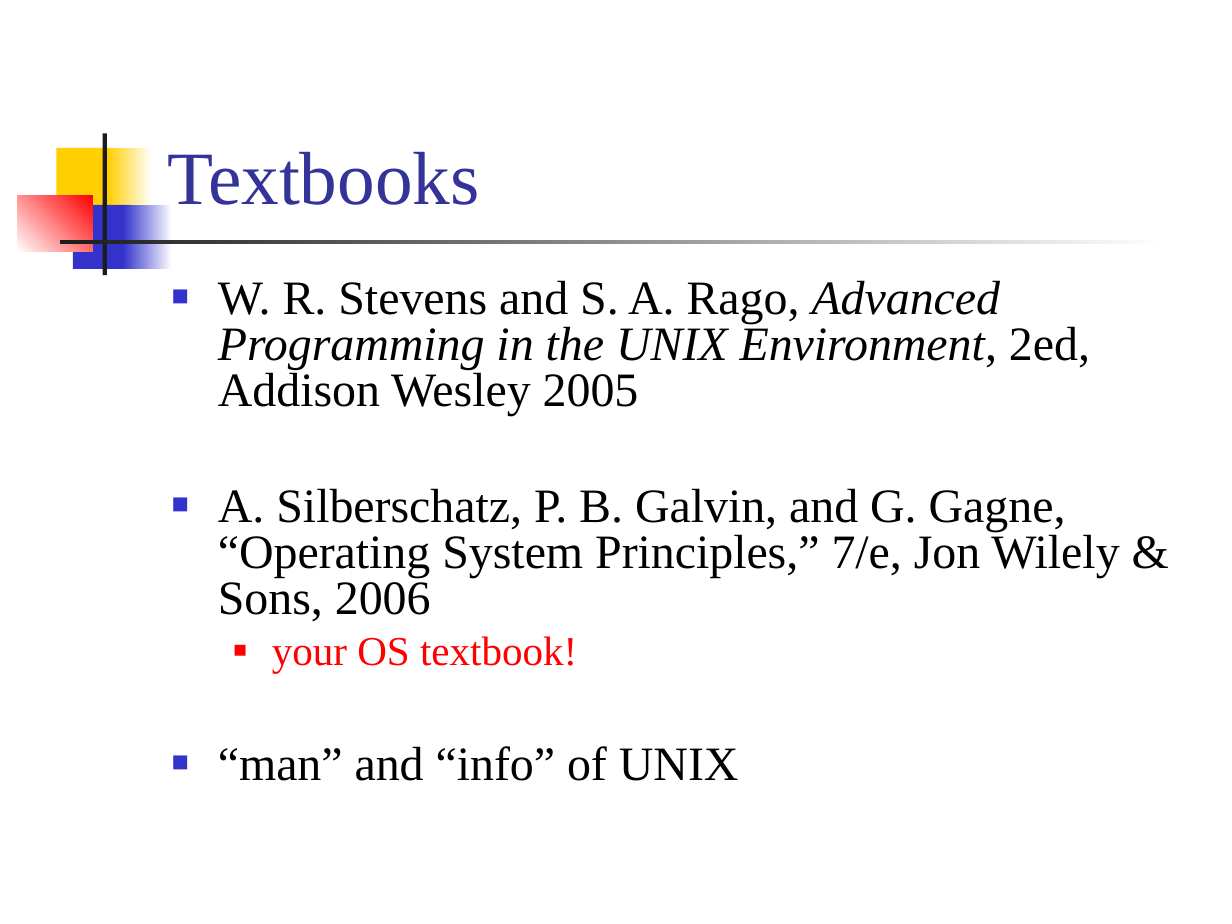
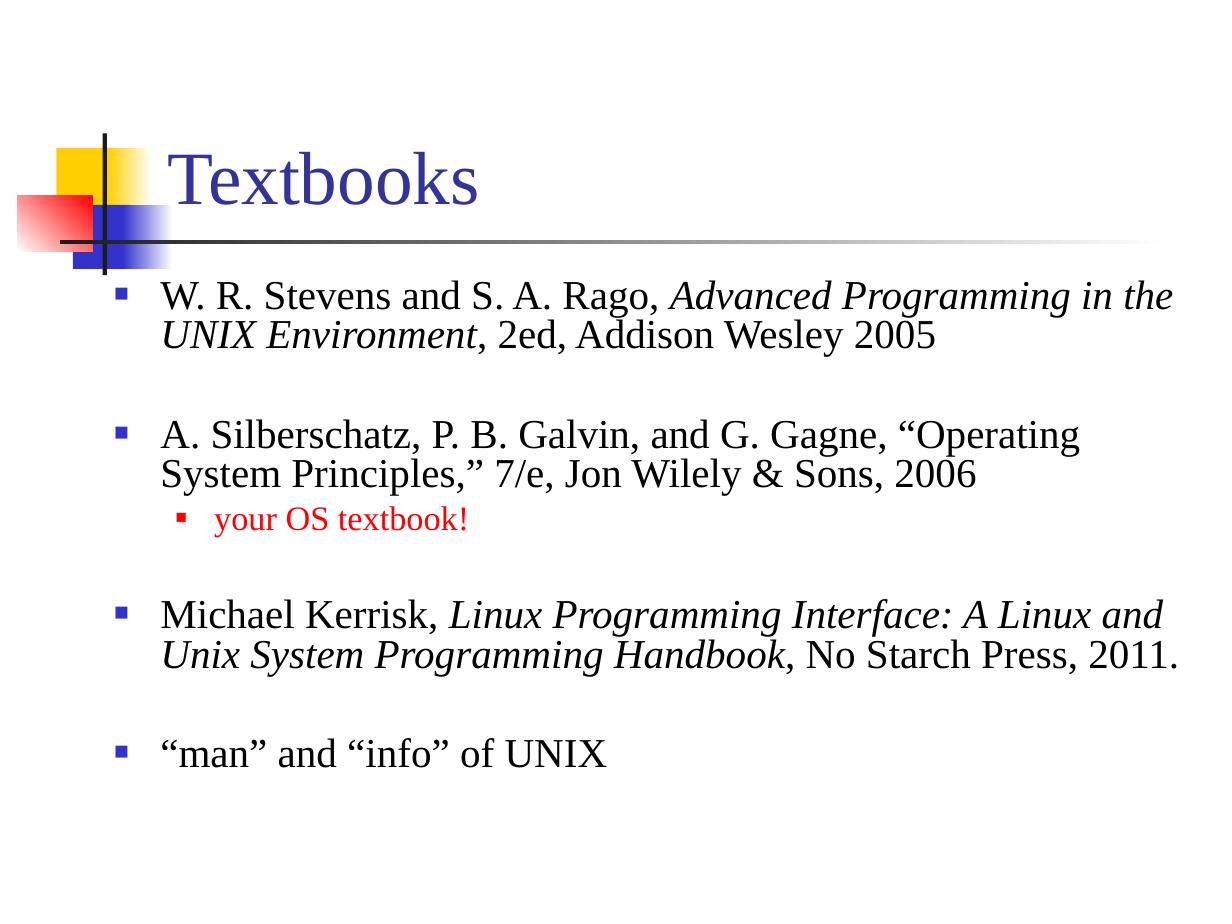
Before and after one commit to CGUSystemCourses/Unix-2015, a slide deck: slide 3 of Lectures/lec00-course_intro/lec00-unix_course_intro.ppt. Drawn at 1232x924 pixels with LibreOffice and Linux fonts; fonts in the diff are those of the drawing. Boxes give left, top, right and bottom in pixels: in the first picture for what was removed or moved away, otherwise in the second. Text is boxed around its words. In the diff, an @@ line names an element or a change of style, - is before the commit and + after.

```diff
--- a/Lectures/lec00-course_intro/lec00-unix_course_intro.ppt
+++ b/Lectures/lec00-course_intro/lec00-unix_course_intro.ppt
@@ text "W. R. Stevens and S. ...": place and size @@
-text "W. R. Stevens and S. ..." at [218,280,1119,781]
+text "W. R. Stevens and S. ..." at [160,280,1179,768]
@@ text at [160,280,1173,768]: size 28 to 24 pt in "W. R. Stevens and S. A. Rago, ...", "A. Silberschatz, P. B. Galvin, and G. ...", "“man” and “info” of UNIX"; size 24 to 20 pt in "your OS textbook!"; less space between paragraphs @@
@@ text at [160,599,1179,675]: paragraph added @@
+■ Michael Kerrisk, Linux Programming Interface: A Linux and Unix System Programming Handbook, No Starch Press, 2011.
```
Also in this commit, not shown: 1 other slide changed, 1 other file.
